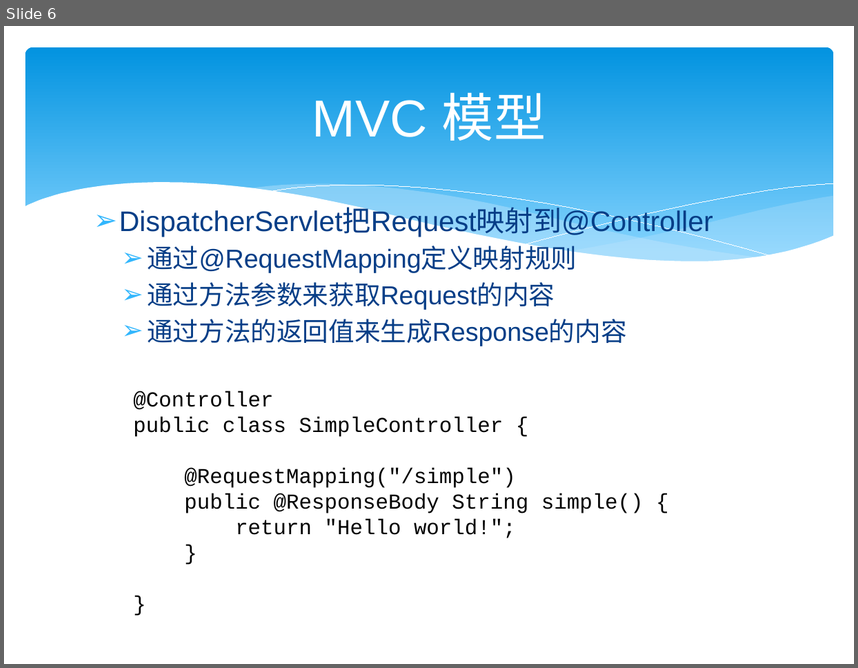
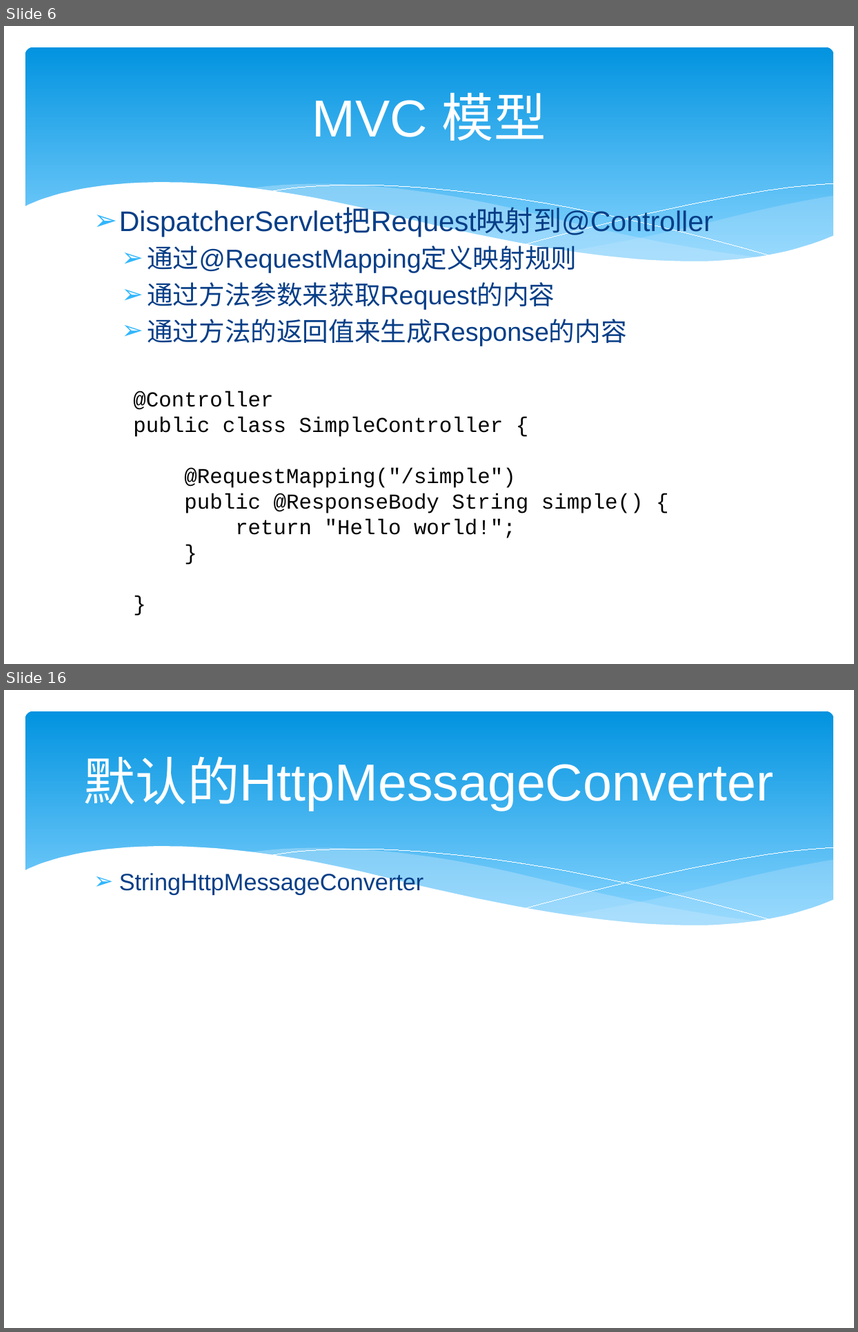
Before and after one commit to zjumty/spring-mvc-showcase, a slide deck: SpringMVC3.pptx. Shown one above the other, each under a label of ours: slide 6 before the commit, slides 6 and 16 after it; the slides between them are not shown. The pictures are 858x668 and 858x1332 pixels, drawn with LibreOffice and Linux fonts; fonts in the diff are those of the drawing. Boxes give left, top, right and bottom in pixels: in the first picture for what was removed or moved away, otherwise in the second. Text is boxed around its words. In the diff, an @@ line names an element or a change of style, - is before the commit and + after.

```diff
--- a/SpringMVC3.pptx
+++ b/SpringMVC3.pptx
@@ slide 16 added at [4,690,854,1328], background #FFFFFF; not listed: 6 template elements that a slide beside it also shows @@
@@ title added at [84,756,774,811], 44 pt, text #FFFFFF @@
+默认的HttpMessageConverter
@@ text added at [119,871,424,894], 20 pt, text #073E87 @@
+➢ StringHttpMessageConverter
```
Also in this commit, not shown: 1 slide changed, 8 other slides added.
